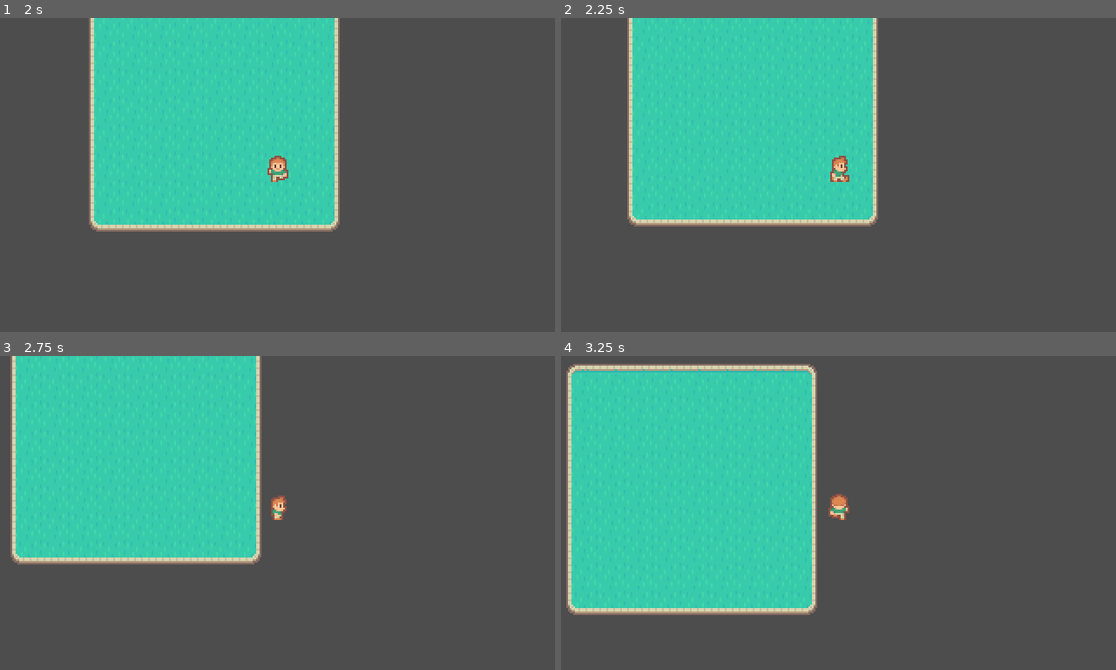
Above: before the commit, frames 1-4 (two rows, left to right).
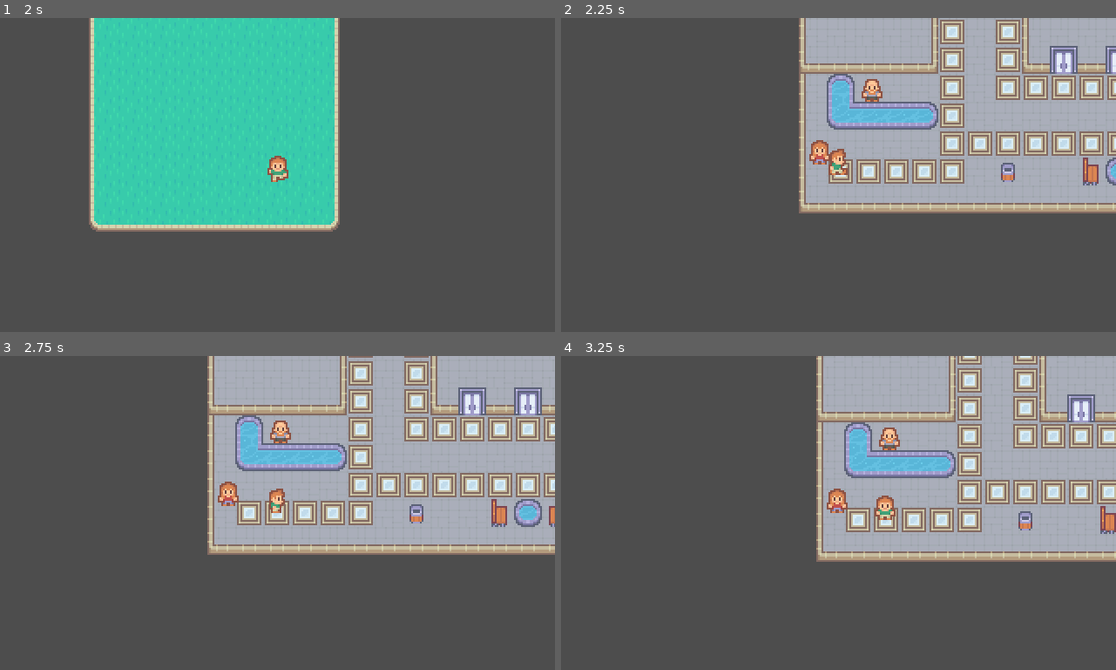
Above: after the commit, the same moments.

Repository: RickFqt/IMD-Party
Game: Godot game, scene res://levels/minigame_test.tscn
The game is run twice, just before and just after one commit, with the same random seed, the same clock (stepped at 60 frames per second) and the same inputs. This scene is started directly instead of the project's main scene.
Inputs:
- Up to frame 1 (2 s): tap Enter (roll_dice) at 0.5, 0.6, 1.35 s; hold D (move_right) 0.53-1.28 s; hold S (move_down) from 1.28 s (still down)
- Up to frame 2 (2.25 s): release S (move_down) at 2.03 s; hold D (move_right) from 2.03 s (still down); tap Enter (roll_dice) at 2.1 s
- Up to frame 3 (2.75 s): keep holding D (move_right)
- Up to frame 4 (3.25 s): release D (move_right) at 2.78 s; hold W (move_up) from 2.78 s (still down); tap Enter (roll_dice) at 2.85 s

Frame 1 is identical in both runs. In frame 2, 57% of the frame differs, in the area x 11-100%, y 0-67%; in frame 3, 63%; in frame 4, 71%, in the area x 0-100%, y 0-83%.

Commit message:
Special locations

Diff:
--- a/actors/scripts/player_1_table.gd
+++ b/actors/scripts/player_1_table.gd
@@ -26,10 +26,13 @@
 	camera.make_current()
 
 
+	# TODO: Fazer o dado aparecer
 	print("Rode o dado!!!")
 
 	# Espere o jogador rolar o dado
 	await roll
+
+	# TODO: Fazer o dado mostrar o numero sorteado
 
 	var dice = (randi() % 6 + 1)
 	print("numero sorteado: ", dice)
@@ -37,15 +40,9 @@
 
 	animation.play(str(player_number) +"_idle")
 
-	# If casa especial, ????
-	# If casa de diploma
-	# 	If(comprar_diploma)
-	#		moedas_obrigatorias -= blau, moedas_optativas -= blei
-	#		n_diplomas += 1
-	# 		Colocar a casa do diploma em outro lugar do mapa
-	# Elif sala de aula
-	#	if(professor_na_sala)
-	##		mini_game_bonus()
+	# TODO: Verifica se está em uma casa especial (de sala)
+	# if control.locations[curr_position].special:
+		# print("olhaii sala de aula aeeeee")
 
 
 func _physics_process(delta):
@@ -71,12 +68,12 @@
 
 	# Set target location
 
-	if(curr_position != -1 and (curr_position + 1) % control.locations.size() == 0):
-		target_location = control.locations[5]
+	if(curr_position != -1 and ((curr_position + 1) % control.locations.size() == 0)):
+		target_location = control.locations[5].loc
 		# Atualiza a posição atual do jogador
 		curr_position = 5
 	else:
-		target_location = control.locations[(curr_position + 1) % control.locations.size()]
+		target_location = control.locations[(curr_position + 1) % control.locations.size()].loc
 		# Atualiza a posição atual do jogador
 		curr_position += 1
 
@@ -87,6 +84,10 @@
 
 	# Espera um tico
 	await get_tree().create_timer(0.3).timeout
+
+	# TODO: Verifica se está em uma casa especial (de diploma)
+	# if control.locations[curr_position].special:
+		# print("olhaii diploma aeeeee")
 
 	await move(number - 1)
 
@@ -103,12 +104,5 @@
 	# Espere o jogador chegar na casa desejada
 	await reached_location
 
-#func follow_camera(camera, batata):
-#	if(batata):
-#		var camera_path = camera.get_path()
-#		remote_transform.remote_path = camera_path
-
 # TODO:
-# Player Rodar o dado
-# Mudar a direção (casas específicas)
 # Casas especiais
--- a/scripts/GetLocations.gd
+++ b/scripts/GetLocations.gd
@@ -1,17 +1,24 @@
 extends Node2D
 
-var index
-var n_children
+# "Classe" que pega a posição dos tiles no mapa (e vê se são tiles especiais ou não)
+# Indices de Tiles especiais: 25, 31, 38, 42, 49, 73, 80, 84, 91
+var esp_tiles = [25, 31, 38, 42, 49, 73, 80, 84, 91, -1]
+var index_esp = 0
+
 var active_char
 var locations = []
 
 func get_locations():
-	n_children = get_child_count()
+	var n_children = get_child_count()
 
-	index = 0
+	var index = 0
 	while(index != n_children):
 		active_char = get_child(index)
-		locations.append(active_char.position)
+		locations.append({"loc":active_char.position, "special":false})
+		if index == esp_tiles[index_esp]:
+			locations[index].special = true
+			index_esp += 1
 		index += 1
 
+
 	return locations
--- a/scripts/minigame_test.gd
+++ b/scripts/minigame_test.gd
@@ -12,5 +12,5 @@
 	pass
 
 func play_minigame():
-	await get_tree().create_timer(5).timeout
+	await get_tree().create_timer(2).timeout
 	control.trocar_cena("res://levels/level_test.tscn")
